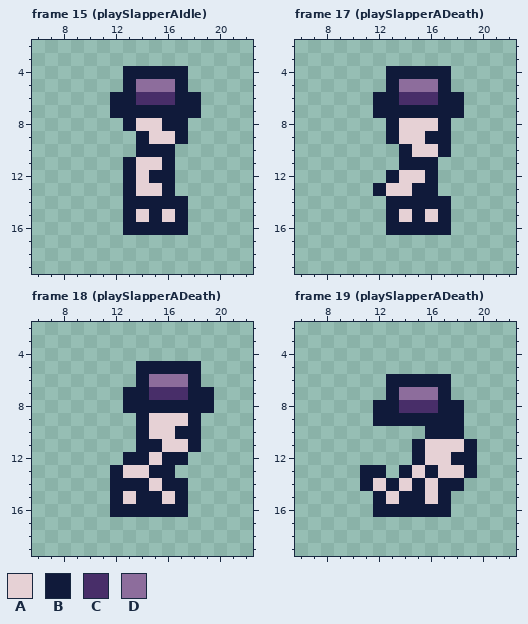
A pixel-art file gets an edit: EverythingSprite.aseprite. Above: the version before the commit.
31x31 pixels, 80 frames. Shown: frame 15 (playSlapperAIdle): x 6..22, y 2..19; frame 17 (playSlapperADeath): x 6..22, y 2..19; frame 18 (playSlapperADeath): x 6..22, y 2..19; frame 19 (playSlapperADeath): x 6..22, y 2..19. The commit also changed other frames, which this record leaves out.
Visible layers, top first: "Hats", "Main".
Palette (. is transparent): A #e6d1d5  B #101a3a  C #482e69  D #8d6d9c
Pixels before, frame 15 (playSlapperAIdle), first column x 12:
 4 .BBBBB.
 5 .BDDDB.
 6 BBCCCBB
 7 BBBBBBB
 8 .BAABB.
 9 ..BAAB.
10 ..BBB..
11 .BAAB..
12 .BABB..
13 .BAAB..
14 .BBBBB.
15 .BABAB.
16 .BBBBB.
Pixels before, frame 17 (playSlapperADeath), first column x 12:
 4 .BBBBB.
 5 .BDDDB.
 6 BBCCCBB
 7 BBBBBBB
 8 .BAAAB.
 9 .BAABB.
10 ..BAAB.
11 ..BBB..
12 .BAAB..
13 BAABB..
14 .BBBBB.
15 .BABAB.
16 .BBBBB.
Pixels before, frame 18 (playSlapperADeath), first column x 12:
 5 ..BBBBB.
 6 ..BDDDB.
 7 .BBCCCBB
 8 .BBBBBBB
 9 ..BAAAB.
10 ..BAABB.
11 ..BBAAB.
12 .BBABB..
13 BAABB...
14 BBBABB..
15 BABBAB..
16 BBBBBB..
Pixels before, frame 19 (playSlapperADeath), first column x 11:
 6 ..BBBBB..
 7 ..BDDDB..
 8 .BBCCCBB.
 9 .BBBBBBB.
10 .....BBB.
11 ....BAAAB
12 ....BAABB
13 BB.BABAAB
14 BABABABB.
15 .BABBAB..
16 .BBBBBB..
New version:
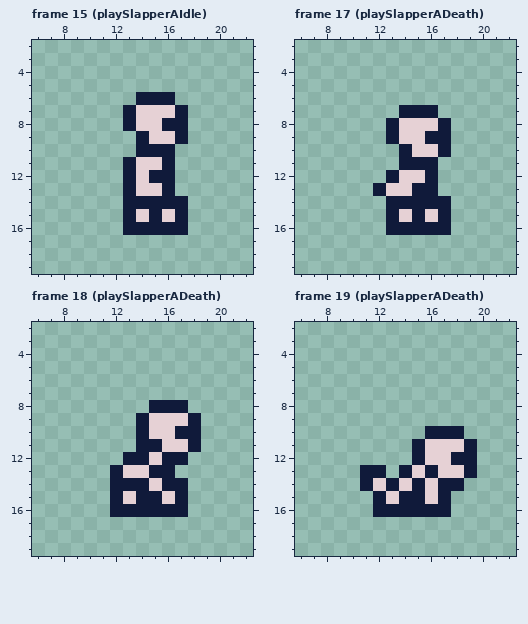
Diff:
layer "Hats" now hidden
Frame 15 (playSlapperAIdle):
y 4: x 13..17 BBBBB -> .....
y 5: x 13..17 BDDDB -> .....
y 6: x 12..18 BBCCCBB -> ..BBB..
y 7: x 12 B -> .; x 14..16 BBB -> AAA; x 18 B -> .
Frame 17 (playSlapperADeath):
y 4: x 13..17 BBBBB -> .....
y 5: x 13..17 BDDDB -> .....
y 6: x 12..18 BBCCCBB -> .......
y 7: x 12..13 BB -> ..; x 17..18 BB -> ..
Frame 18 (playSlapperADeath):
y 5: x 14..18 BBBBB -> .....
y 6: x 14..18 BDDDB -> .....
y 7: x 13..19 BBCCCBB -> .......
y 8: x 13..14 BB -> ..; x 18..19 BB -> ..
Frame 19 (playSlapperADeath):
y 6: x 13..17 BBBBB -> .....
y 7: x 13..17 BDDDB -> .....
y 8: x 12..18 BBCCCBB -> .......
y 9: x 12..18 BBBBBBB -> .......
Boxes around the changes in both pictures, in picture pixels (x1, y1, x2, y2):
changed: (110, 66, 201, 118)
erased: (373, 66, 464, 118)
erased: (123, 361, 214, 413)
erased: (373, 374, 464, 426)
